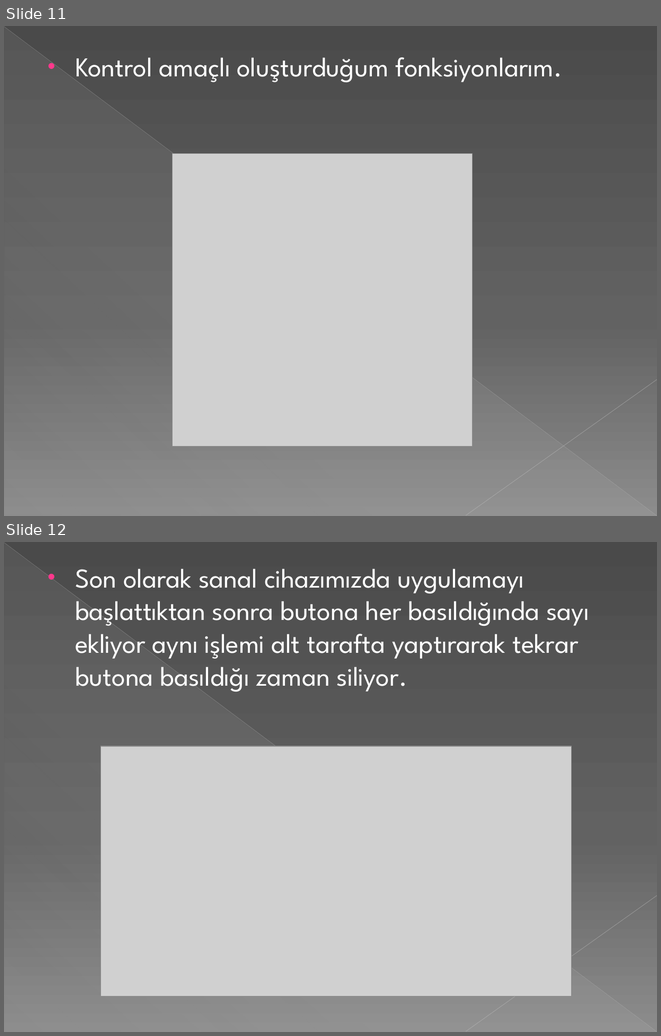
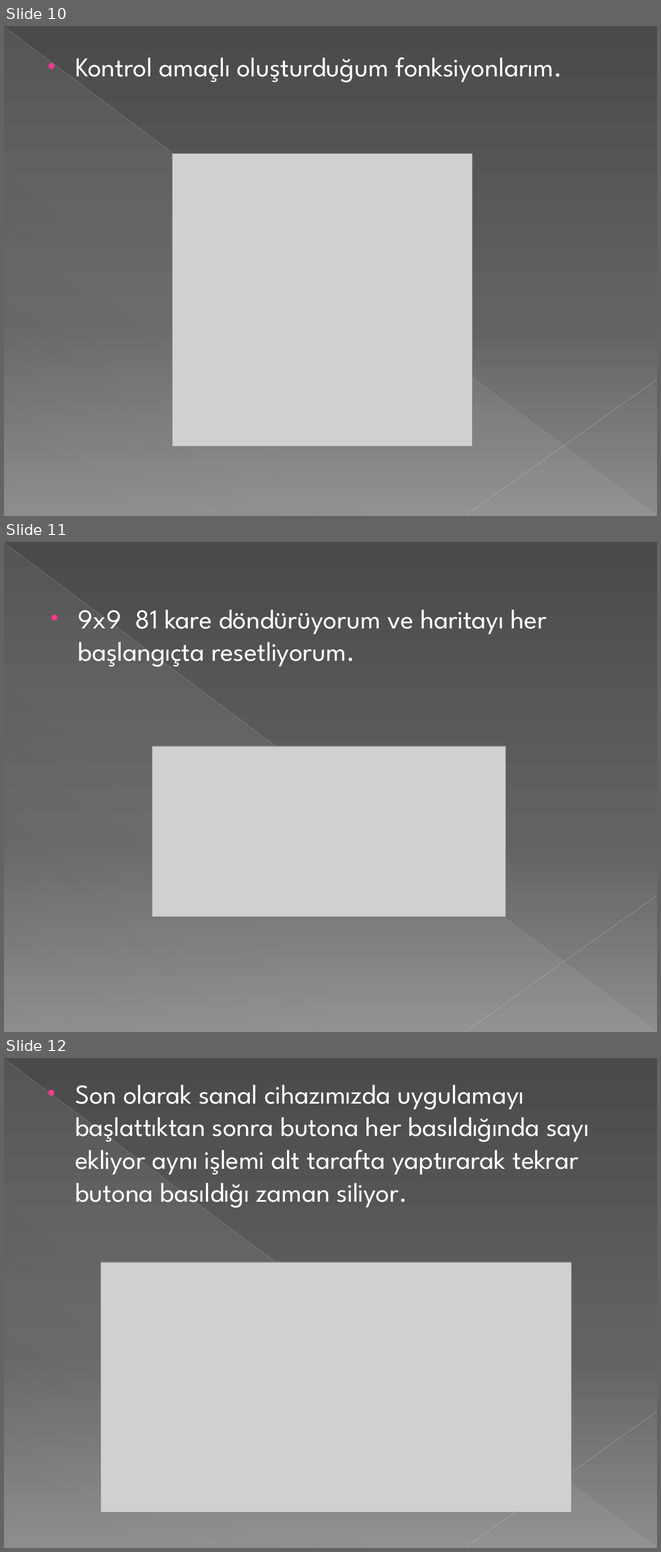
Before and after one commit to bgrabgz/Sudoku, a slide deck: Sunum_18MY03016_AltarBuğraBoğaz.pptx. Shown one above the other, each under a label of ours: slides 11 and 12 before the commit, slides 10, 11 and 12 after it. The pictures are 661x1036 and 661x1552 pixels, drawn with LibreOffice and Linux fonts; fonts in the diff are those of the drawing; grey boxes stand for pictures. Boxes give left, top, right and bottom in pixels: in the first picture for what was removed or moved away, otherwise in the second. Text is boxed around its words. In the diff, an @@ line names an element or a change of style, - is before the commit and + after.

```diff
--- a/Sunum_18MY03016_AltarBuğraBoğaz.pptx
+++ b/Sunum_18MY03016_AltarBuğraBoğaz.pptx
@@ slide 11 added at (x1=4, y1=542, x2=657, y2=1032), background gradient #4A4A4A to #626262 to #8C8C8C; not listed: 3 template elements that a slide beside it also shows @@
@@ text added at (x1=78, y1=609, x2=547, y2=667), 30 pt, text #FFFFFF @@
+• 9x9 81 kare döndürüyorum ve haritayı her başlangıçta resetliyorum.
@@ picture added at (x1=152, y1=746, x2=506, y2=916) @@
@@ what was slide 11 is now slide 10 @@
```
Also in this commit, not shown: 1 slide changed, 2 slides removed, 10 other files.
